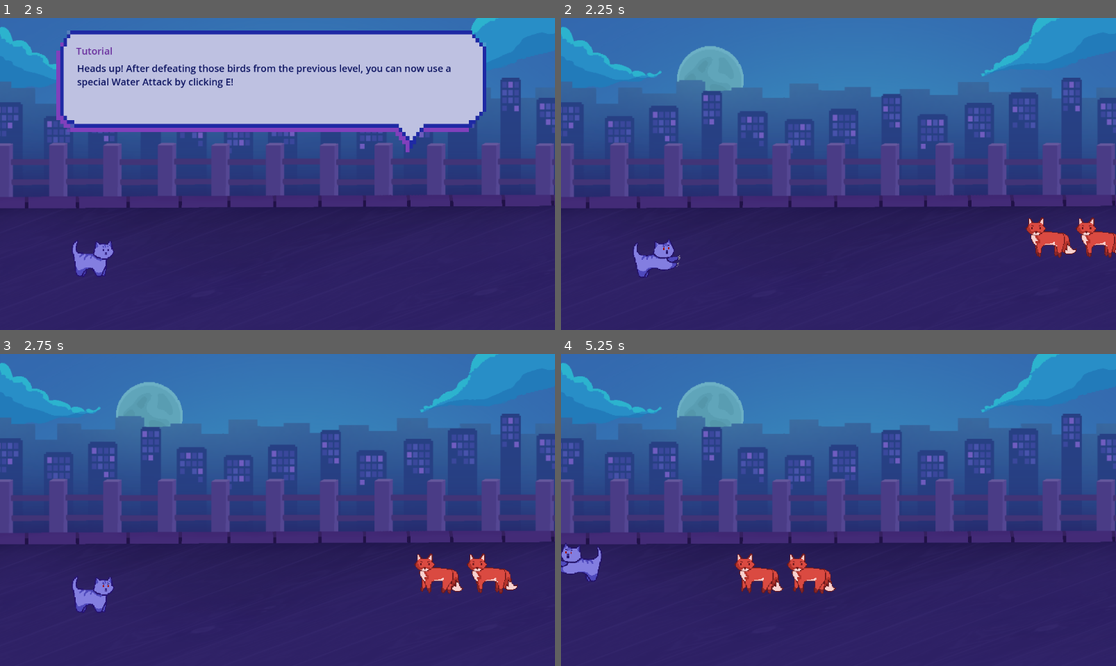
Above: before the commit, frames 1-4 (two rows, left to right).
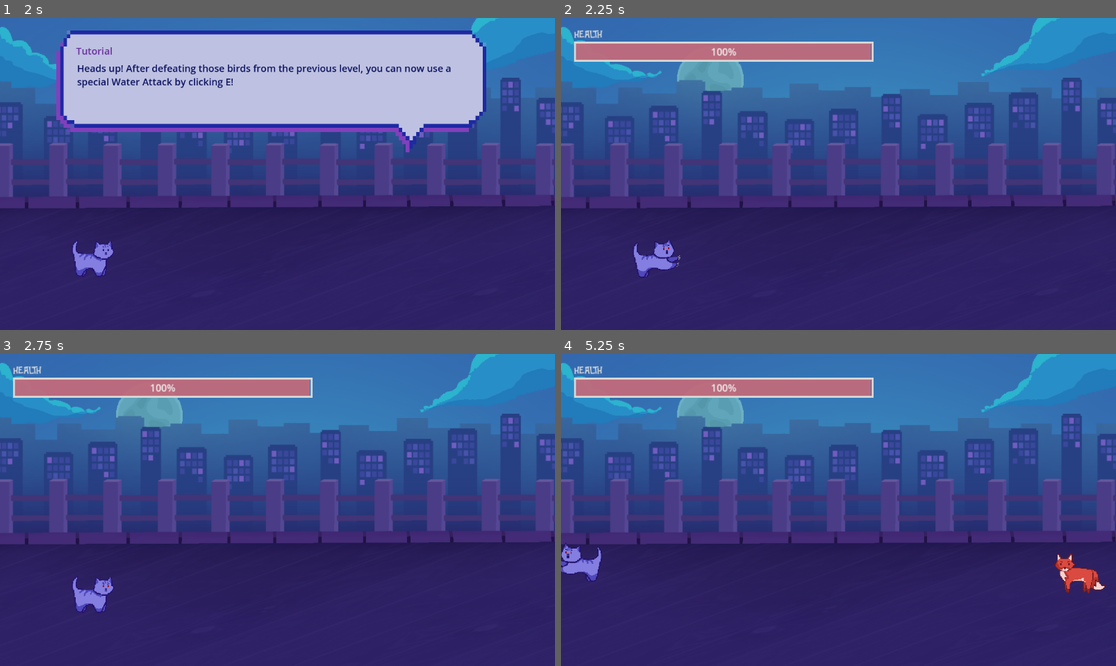
Above: after the commit, the same moments.

Repository: purple-affogato/magic-xmas-cat-game
Game: Godot game, scene res://present_level.tscn
Two runs of this game, one before a commit and one after it. Both use one fixed random seed, a clock stepped at 60 frames per second and the inputs below. This scene is started directly instead of the project's main scene.
Inputs:
- Up to frame 1 (2 s): tap Enter (ui_accept) at 0.5, 0.77, 1.25, 1.52 s; hold Right (ui_right) 0.53-1.28 s; tap Q (normal_attack) at 0.6, 1.35 s; hold Down (ui_down) from 1.28 s (still down)
- Up to frame 2 (2.25 s): tap Enter (ui_accept) at 2 s; release Down (ui_down) at 2.03 s; hold Right (ui_right) from 2.03 s (still down); tap Q (normal_attack) at 2.1 s
- Up to frame 3 (2.75 s): keep holding Right (ui_right)
- Up to frame 4 (5.25 s): release Right (ui_right) at 2.78 s; hold Up (ui_up) 2.78-3.53 s; tap Q (normal_attack) every 0.75 s from 2.85 to 5.1 s; tap Enter (ui_accept) at 3.02, 3.77, 4.52 s; hold Left (ui_left) 3.53-5.03 s; hold Down (ui_down) from 5.03 s (still down)

Frame 1 is identical in both runs. In frame 2, 4.6% of the frame differs, in the area x 2-100%, y 3-77%; in frame 3, 4.7%; in frame 4, 5.3%, in the area x 2-98%, y 3-77%.

Commit message:
finished present lvl gameplay
changed how enemies spawn, increased number of enemies needed to clear

Diff:
--- a/present_level.gd
+++ b/present_level.gd
@@ -27,7 +27,8 @@
 func _ready():
 	ph = Phase.START
 	dia = $DialogueBox
-	player_hp = 100 # placeholder value
+	player_hp = $HealthBar
+	player_hp.get_node("ProgressBar").value = 100
 	kills = 0
 	$Cat/AnimatedSprite2D.play('Idle')
 	dia.start_reading(start_dia)
@@ -39,33 +40,46 @@
 			dia.visible = false
 			ph = Phase.BATTLE
 			$Cat.set_process(true)
+			player_hp.visible = true
+			$SpawnTimer.start()
 	elif ph == Phase.BATTLE:
-		if kills >= 7:
+		if kills >= 9:
 			remove_enemies()
 			$Cat.set_process(false)
 			dia.visible = true
 			dia.start_reading(end_dia)
 			ph = Phase.END
+			player_hp.visible = false
+			$SpawnTimer.queue_free()
 			return
-		spawn_enemies()
-		handle_foxes()
+		handle_enemies()
+	else:
+		if !dia.reading:
+			get_tree().change_scene_to_file("res://future_level.tscn")
 
 
-func spawn_enemies():
-	if len(get_tree().get_nodes_in_group("firefox")) < 2:
+
+func handle_enemies():
+	var enemies = get_tree().get_nodes_in_group("enemy")
+	for e in enemies:
+		e.playerX = $Cat.position.x
+
+func remove_enemies():
+	var enemies = get_tree().get_nodes_in_group("enemy")
+	for e in enemies:
+		e.queue_free()
+
+
+func _on_spawn_timer_timeout():
+	var choose_enemy = randi() % 2
+	var enemy
+	if choose_enemy == 0:
+		enemy = preload("res://fox.tscn").instantiate()
+	else:
+		enemy = preload("res://bird.tscn").instantiate()
+	enemy.add_to_group("enemy")
+	if len(get_tree().get_nodes_in_group("enemy")) < 3:
 		var points = get_tree().get_nodes_in_group("spawn")
 		var pos = points[randi() % points.size()].position
-		var fox = preload("res://fox.tscn").instantiate()
-		add_child(fox, true)
-		fox.position = pos
-		fox.add_to_group("firefox")
-
-func handle_foxes():
-	var foxes = get_tree().get_nodes_in_group("firefox")
-	for f in foxes:
-		f.playerX = $Cat.position.x
-
-func remove_enemies():
-	var foxes = get_tree().get_nodes_in_group("firefox")
-	for f in foxes:
-		f.queue_free()
+		add_child(enemy, true)
+		enemy.position = pos
--- a/present_level.tscn
+++ b/present_level.tscn
@@ -1,9 +1,10 @@
-[gd_scene load_steps=9 format=3 uid="uid://cpgg2auee7lft"]
+[gd_scene load_steps=10 format=3 uid="uid://cpgg2auee7lft"]
 
 [ext_resource type="Script" path="res://present_level.gd" id="1_8bpqe"]
 [ext_resource type="Texture2D" uid="uid://dnl5x6pq4mqta" path="res://Assets/present bg w sky idk.png" id="1_64jft"]
 [ext_resource type="PackedScene" uid="uid://dlhppyw3lsjyk" path="res://dialogue_box.tscn" id="2_ko05i"]
 [ext_resource type="PackedScene" uid="uid://betpqqnfkgqs5" path="res://cat.tscn" id="3_y3kcs"]
+[ext_resource type="PackedScene" uid="uid://bg8au3fmmdgfk" path="res://healthbar.tscn" id="5_tljhl"]
 
 [sub_resource type="RectangleShape2D" id="RectangleShape2D_eoh1v"]
 size = Vector2(92.5, 672.5)
@@ -27,19 +28,19 @@
 
 [node name="borders" type="StaticBody2D" parent="."]
 
-[node name="CollisionShape2D" type="CollisionShape2D" parent="borders"]
+[node name="left" type="CollisionShape2D" parent="borders"]
 position = Vector2(-42, 328)
 shape = SubResource("RectangleShape2D_eoh1v")
 
-[node name="CollisionShape2D2" type="CollisionShape2D" parent="borders"]
+[node name="top" type="CollisionShape2D" parent="borders"]
 position = Vector2(581, 156)
 shape = SubResource("RectangleShape2D_c0b7s")
 
-[node name="CollisionShape2D3" type="CollisionShape2D" parent="borders"]
+[node name="right" type="CollisionShape2D" parent="borders"]
 position = Vector2(1186, 340.5)
 shape = SubResource("RectangleShape2D_bn8h3")
 
-[node name="CollisionShape2D4" type="CollisionShape2D" parent="borders"]
+[node name="bottom" type="CollisionShape2D" parent="borders"]
 position = Vector2(584.25, 669)
 shape = SubResource("RectangleShape2D_42r0g")
 
@@ -53,3 +54,15 @@
 
 [node name="SpawnPoint2" type="Marker2D" parent="." groups=["spawn"]]
 position = Vector2(1156, 454)
+
+[node name="HealthBar" parent="." instance=ExtResource("5_tljhl")]
+visible = false
+offset_left = 333.0
+offset_top = 59.0
+offset_right = 333.0
+offset_bottom = 59.0
+
+[node name="SpawnTimer" type="Timer" parent="."]
+wait_time = 3.0
+
+[connection signal="timeout" from="SpawnTimer" to="." method="_on_spawn_timer_timeout"]
